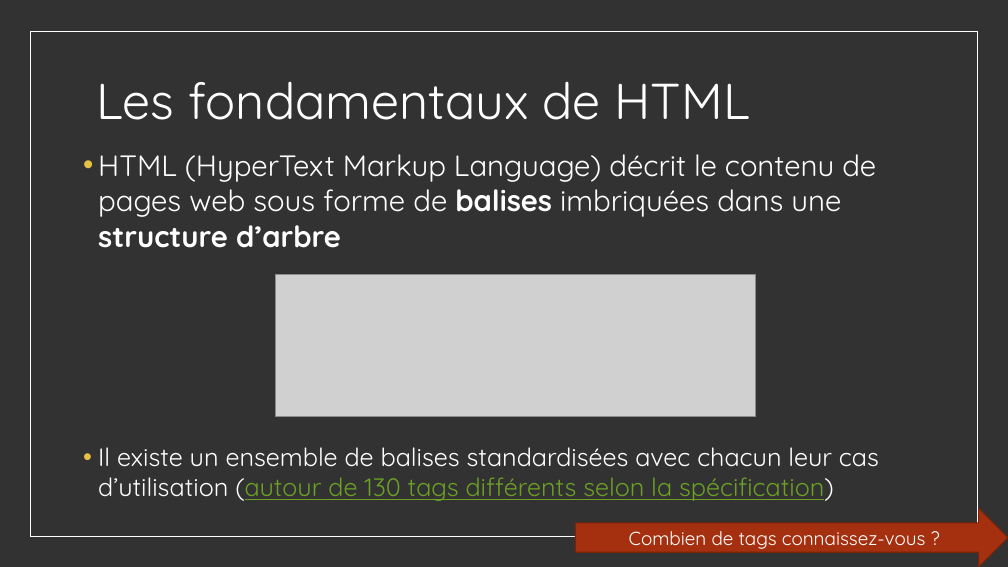
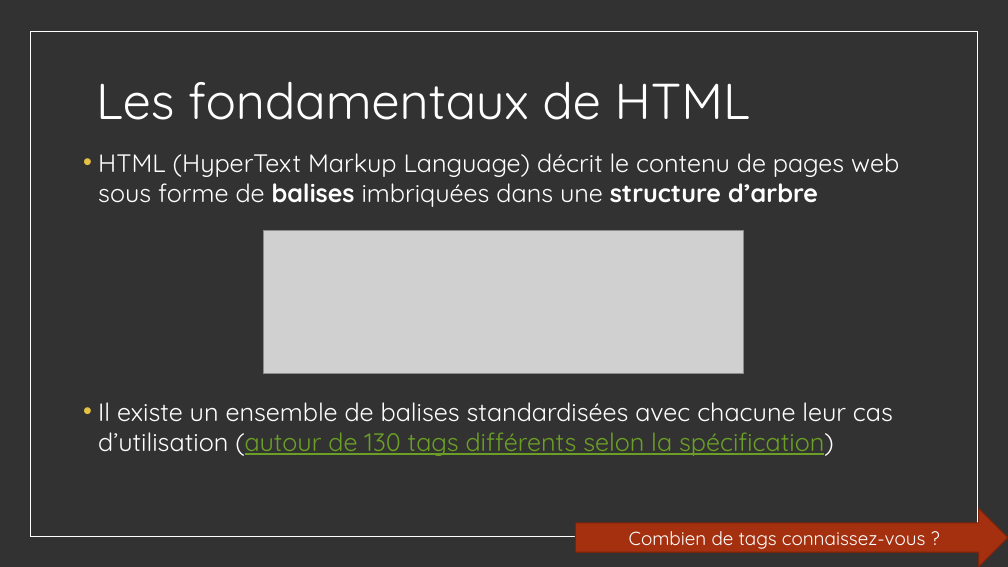
Before and after one commit to worldline/html-css-training, a slide deck: slide 3 of presenter_fr.pptx. Drawn at 1008x567 pixels with LibreOffice and Linux fonts; fonts in the diff are those of the drawing; grey boxes stand for pictures. Boxes give left, top, right and bottom in pixels: in the first picture for what was removed or moved away, otherwise in the second. Text is boxed around its words. In the diff, an @@ line names an element or a change of style, - is before the commit and + after.

```diff
--- a/presenter_fr.pptx
+++ b/presenter_fr.pptx
@@ text at [98, 153, 899, 207]: size 28 to 24 pt in "HTML (HyperText Markup Language) décrit le contenu ..." @@
@@ picture: place and size @@
-picture at [276, 274, 755, 417]
+picture at [264, 231, 743, 374]
@@ text at [98, 402, 893, 456]: text changed @@
-• Il existe un ensemble de balises standardisées avec chacun leur cas d’utilisation (autour de 130 tags différents selon la spécification)
+• Il existe un ensemble de balises standardisées avec chacune leur cas d’utilisation (autour de 130 tags différents selon la spécification)
```
Also in this commit, not shown: 23 other files.
